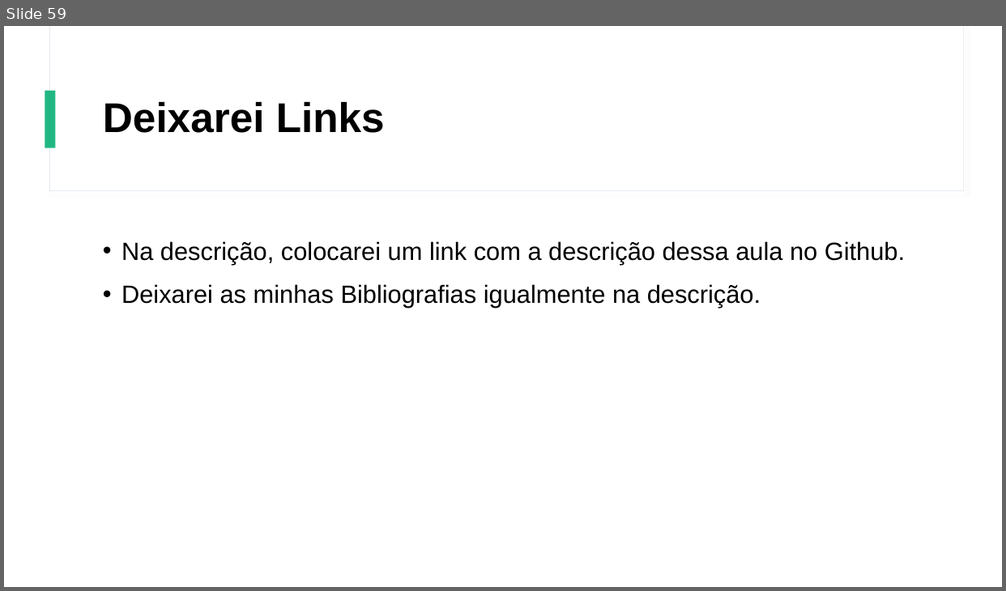
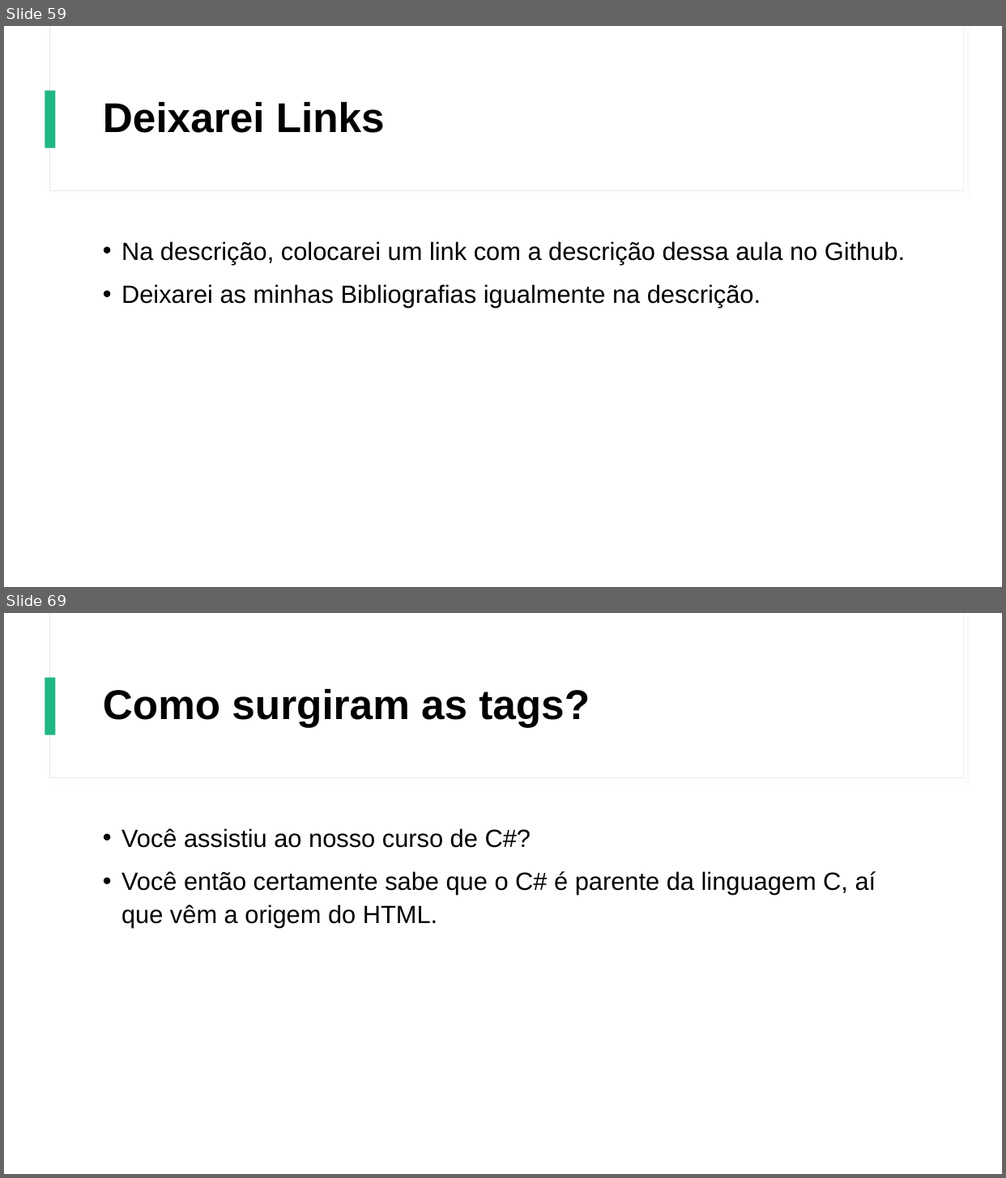
Before and after one commit to Gustavo6401/CursoHTMLCSS, a slide deck: Power Point/Curso de HTML e CSS.pptx. Shown one above the other, each under a label of ours: slide 59 before the commit, slides 59 and 69 after it; the slides between them are not shown. The pictures are 1006x591 and 1006x1178 pixels, drawn with LibreOffice and Linux fonts; fonts in the diff are those of the drawing. Boxes give left, top, right and bottom in pixels: in the first picture for what was removed or moved away, otherwise in the second. Text is boxed around its words. In the diff, an @@ line names an element or a change of style, - is before the commit and + after.

```diff
--- a/Power Point/Curso de HTML e CSS.pptx
+++ b/Power Point/Curso de HTML e CSS.pptx
@@ slide 69 added at (4, 613, 1002, 1174), background #FFFFFF; not listed: 3 template elements that a slide beside it also shows @@
@@ title added at (103, 688, 590, 727), 40 pt, text #000000, bold @@
+Como surgiram as tags?
@@ text added at (121, 828, 876, 928), 24 pt, text #000000 @@
+• Você assistiu ao nosso curso de C#?
+• Você então certamente sabe que o C# é parente da linguagem C, aí que vêm a origem do HTML.
```
Also in this commit, not shown: 14 other slides added.
